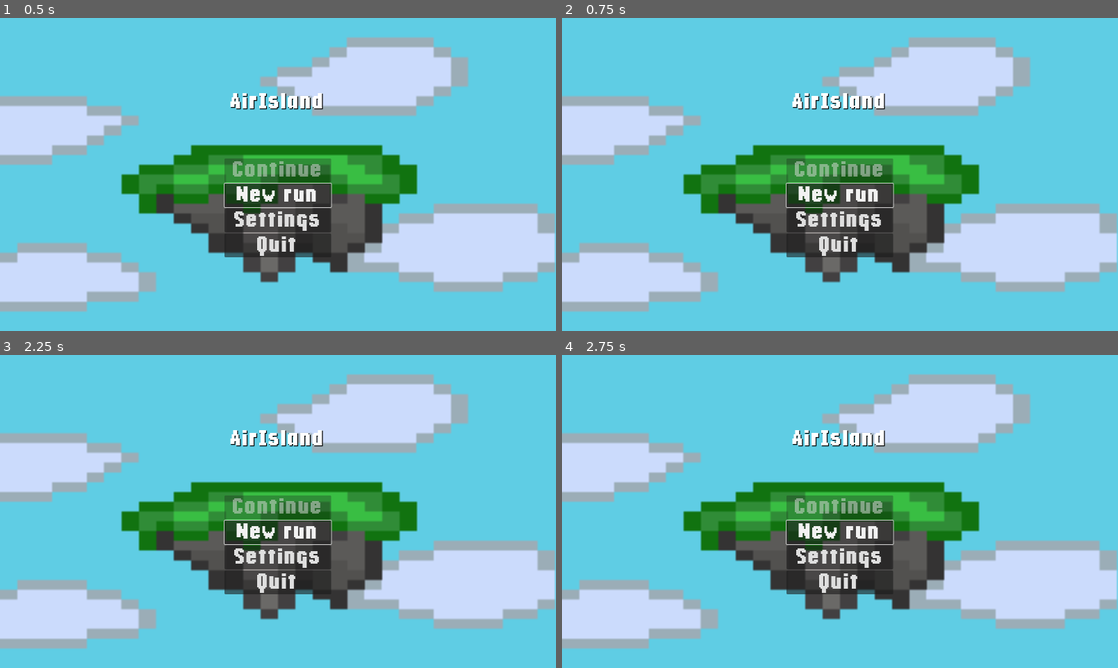
Above: before the commit, frames 1-4 (two rows, left to right).
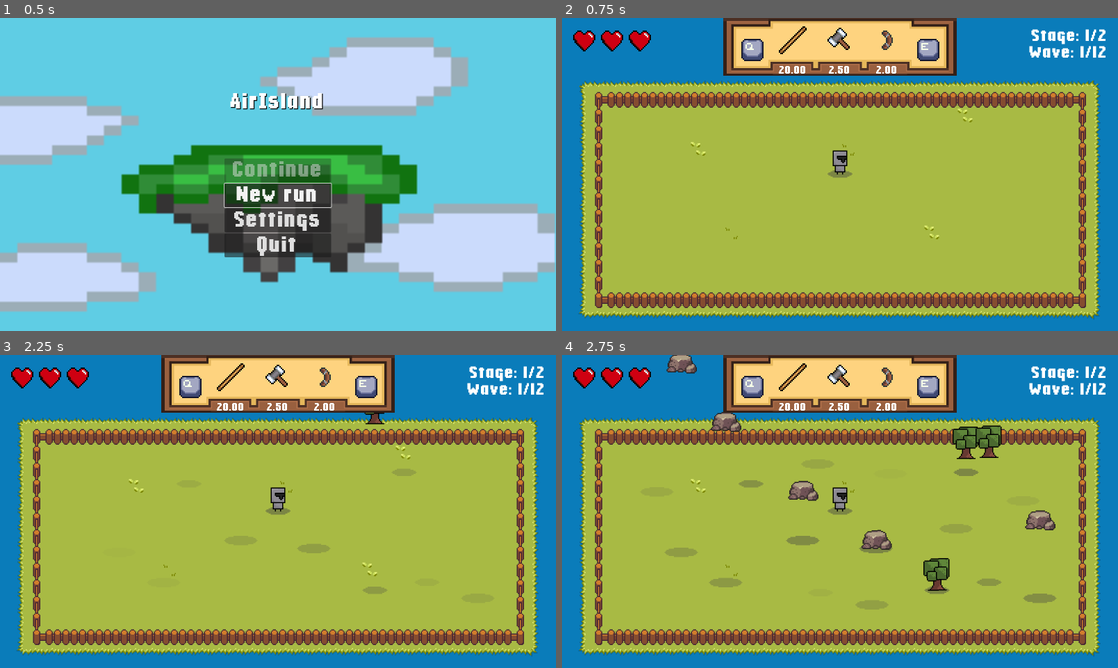
Above: after the commit, the same moments.

Repository: TiltAddictive/air-island
Game: Godot game, scene res://scenes/technical/scene_controller.tscn
Same seed, same stepped clock (60 frames per second), same inputs: the game is played once before the commit and once after it. The engine's default icon, where the game draws it, is replaced by a stand-in: a white triangle on a blue panel in a dark square.
Inputs (mouse positions are in pixels of both pictures, inside the frame that each line leads up to):
- Up to frame 1 (0.5 s): no input
- Up to frame 2 (0.75 s): click "New run" at 0.5 s
- Up to frame 3 (2.25 s): click (278, 533) at 1.25 s, where only the run before the commit has a clickable "New run"; click (278, 558) at 2 s, where only the run before the commit has a clickable "Settings"
- Up to frame 4 (2.75 s): no input

Frame 1 is identical in both runs. In frame 2, 100% of the frame differs, in the area x 0-100%, y 0-100%; in frame 3, 100%; in frame 4, 100%.

Commit message:
Small fixes, including main menu and player scenes

Diff:
--- a/scenes/UI/main_menu.tscn
+++ b/scenes/UI/main_menu.tscn
@@ -23,6 +23,43 @@
 grow_horizontal = 2
 grow_vertical = 2
 script = ExtResource("1_p6pf4")
+
+[node name="Control" type="Control" parent="."]
+z_index = 1
+layout_mode = 1
+anchors_preset = 15
+anchor_right = 1.0
+anchor_bottom = 1.0
+grow_horizontal = 2
+grow_vertical = 2
+
+[node name="TextureRect" type="TextureRect" parent="Control"]
+layout_mode = 1
+anchors_preset = 15
+anchor_right = 1.0
+anchor_bottom = 1.0
+grow_horizontal = 2
+grow_vertical = 2
+texture = ExtResource("4_d6bsd")
+
+[node name="TextureRect2" type="TextureRect" parent="Control"]
+layout_mode = 1
+anchors_preset = 15
+anchor_right = 1.0
+anchor_bottom = 1.0
+offset_right = -3.0
+grow_horizontal = 2
+grow_vertical = 2
+texture = ExtResource("5_1rfj0")
+
+[node name="TextureRect3" type="TextureRect" parent="Control"]
+layout_mode = 1
+anchors_preset = 15
+anchor_right = 1.0
+anchor_bottom = 1.0
+grow_horizontal = 2
+grow_vertical = 2
+texture = ExtResource("6_0kcxq")
 
 [node name="BlurLayer" type="ColorRect" parent="."]
 z_index = 2
@@ -95,43 +132,6 @@
 theme_override_font_sizes/font_size = 63
 text = "Exit Game"
 
-[node name="Control" type="Control" parent="."]
-z_index = 1
-layout_mode = 1
-anchors_preset = 15
-anchor_right = 1.0
-anchor_bottom = 1.0
-grow_horizontal = 2
-grow_vertical = 2
-
-[node name="TextureRect" type="TextureRect" parent="Control"]
-layout_mode = 1
-anchors_preset = 15
-anchor_right = 1.0
-anchor_bottom = 1.0
-grow_horizontal = 2
-grow_vertical = 2
-texture = ExtResource("4_d6bsd")
-
-[node name="TextureRect2" type="TextureRect" parent="Control"]
-layout_mode = 1
-anchors_preset = 15
-anchor_right = 1.0
-anchor_bottom = 1.0
-offset_right = -3.0
-grow_horizontal = 2
-grow_vertical = 2
-texture = ExtResource("5_1rfj0")
-
-[node name="TextureRect3" type="TextureRect" parent="Control"]
-layout_mode = 1
-anchors_preset = 15
-anchor_right = 1.0
-anchor_bottom = 1.0
-grow_horizontal = 2
-grow_vertical = 2
-texture = ExtResource("6_0kcxq")
-
 [connection signal="pressed" from="BlurLayer/CenterContainer/VBoxContainer/ContinueRunButton" to="." method="_on_continue_run_button_pressed"]
 [connection signal="pressed" from="BlurLayer/CenterContainer/VBoxContainer/NewRunButton" to="." method="_on_new_run_button_pressed"]
 [connection signal="pressed" from="BlurLayer/CenterContainer/VBoxContainer/SettingsButton" to="." method="_on_settings_button_pressed"]
--- a/scenes/enemies/bosses/summoner.tscn
+++ b/scenes/enemies/bosses/summoner.tscn
@@ -13,6 +13,57 @@
 [sub_resource type="CircleShape2D" id="CircleShape2D_kdf47"]
 radius = 126.194
 
+[sub_resource type="Animation" id="Animation_ubvpg"]
+length = 0.001
+tracks/0/type = "value"
+tracks/0/imported = false
+tracks/0/enabled = true
+tracks/0/path = NodePath(".:frame")
+tracks/0/interp = 1
+tracks/0/loop_wrap = true
+tracks/0/keys = {
+"times": PackedFloat32Array(0),
+"transitions": PackedFloat32Array(1),
+"update": 1,
+"values": [0]
+}
+tracks/1/type = "value"
+tracks/1/imported = false
+tracks/1/enabled = true
+tracks/1/path = NodePath(".:position")
+tracks/1/interp = 1
+tracks/1/loop_wrap = true
+tracks/1/keys = {
+"times": PackedFloat32Array(0),
+"transitions": PackedFloat32Array(1),
+"update": 0,
+"values": [Vector2(6, -26)]
+}
+tracks/2/type = "value"
+tracks/2/imported = false
+tracks/2/enabled = true
+tracks/2/path = NodePath("..:position")
+tracks/2/interp = 1
+tracks/2/loop_wrap = true
+tracks/2/keys = {
+"times": PackedFloat32Array(0),
+"transitions": PackedFloat32Array(1),
+"update": 0,
+"values": [Vector2(0, -32)]
+}
+tracks/3/type = "value"
+tracks/3/imported = false
+tracks/3/enabled = true
+tracks/3/path = NodePath("..:rotation")
+tracks/3/interp = 1
+tracks/3/loop_wrap = true
+tracks/3/keys = {
+"times": PackedFloat32Array(0),
+"transitions": PackedFloat32Array(1),
+"update": 0,
+"values": [0.0]
+}
+
 [sub_resource type="Animation" id="Animation_lv181"]
 resource_name = "attack_spawning"
 length = 0.7
@@ -53,57 +104,6 @@
 "transitions": PackedFloat32Array(1),
 "update": 0,
 "values": [Vector2(6, -26)]
-}
-
-[sub_resource type="Animation" id="Animation_ubvpg"]
-length = 0.001
-tracks/0/type = "value"
-tracks/0/imported = false
-tracks/0/enabled = true
-tracks/0/path = NodePath(".:frame")
-tracks/0/interp = 1
-tracks/0/loop_wrap = true
-tracks/0/keys = {
-"times": PackedFloat32Array(0),
-"transitions": PackedFloat32Array(1),
-"update": 1,
-"values": [0]
-}
-tracks/1/type = "value"
-tracks/1/imported = false
-tracks/1/enabled = true
-tracks/1/path = NodePath(".:position")
-tracks/1/interp = 1
-tracks/1/loop_wrap = true
-tracks/1/keys = {
-"times": PackedFloat32Array(0),
-"transitions": PackedFloat32Array(1),
-"update": 0,
-"values": [Vector2(6, -26)]
-}
-tracks/2/type = "value"
-tracks/2/imported = false
-tracks/2/enabled = true
-tracks/2/path = NodePath("..:position")
-tracks/2/interp = 1
-tracks/2/loop_wrap = true
-tracks/2/keys = {
-"times": PackedFloat32Array(0),
-"transitions": PackedFloat32Array(1),
-"update": 0,
-"values": [Vector2(0, -32)]
-}
-tracks/3/type = "value"
-tracks/3/imported = false
-tracks/3/enabled = true
-tracks/3/path = NodePath("..:rotation")
-tracks/3/interp = 1
-tracks/3/loop_wrap = true
-tracks/3/keys = {
-"times": PackedFloat32Array(0),
-"transitions": PackedFloat32Array(1),
-"update": 0,
-"values": [0.0]
 }
 
 [sub_resource type="Animation" id="Animation_qmb5g"]
@@ -154,6 +154,21 @@
 "move": SubResource("Animation_qmb5g")
 }
 
+[sub_resource type="Animation" id="Animation_ycg8e"]
+length = 0.001
+tracks/0/type = "value"
+tracks/0/imported = false
+tracks/0/enabled = true
+tracks/0/path = NodePath(".:frame")
+tracks/0/interp = 1
+tracks/0/loop_wrap = true
+tracks/0/keys = {
+"times": PackedFloat32Array(0),
+"transitions": PackedFloat32Array(1),
+"update": 1,
+"values": [0]
+}
+
 [sub_resource type="Animation" id="Animation_5svf1"]
 resource_name = "particle"
 length = 0.2
@@ -169,21 +184,6 @@
 "transitions": PackedFloat32Array(1, 1),
 "update": 1,
 "values": [0, 1]
-}
-
-[sub_resource type="Animation" id="Animation_ycg8e"]
-length = 0.001
-tracks/0/type = "value"
-tracks/0/imported = false
-tracks/0/enabled = true
-tracks/0/path = NodePath(".:frame")
-tracks/0/interp = 1
-tracks/0/loop_wrap = true
-tracks/0/keys = {
-"times": PackedFloat32Array(0),
-"transitions": PackedFloat32Array(1),
-"update": 1,
-"values": [0]
 }
 
 [sub_resource type="AnimationLibrary" id="AnimationLibrary_05qbr"]
--- a/scenes/weapons/boomerang.tscn
+++ b/scenes/weapons/boomerang.tscn
@@ -8,7 +8,7 @@
 size = Vector2(16, 28)
 
 [sub_resource type="CapsuleShape2D" id="CapsuleShape2D_py0fe"]
-radius = 4.0
+radius = 2.0
 height = 16.0
 
 [sub_resource type="Animation" id="Animation_wr5qc"]
@@ -93,7 +93,7 @@
 shape = SubResource("RectangleShape2D_qssc4")
 
 [node name="CollisionShape2D" type="CollisionShape2D" parent="."]
-position = Vector2(0, -4)
+position = Vector2(0, -3)
 rotation = 1.5708
 shape = SubResource("CapsuleShape2D_py0fe")
 
--- a/scripts/levels/main_level.gd
+++ b/scripts/levels/main_level.gd
@@ -43,7 +43,7 @@
 	level_generator.generate_level(amount)
 
 
-func _process(delta: float) -> void:
+func _process(_delta: float) -> void:
 	calc_choose_weapon_input()
 
 
--- a/scripts/player/player.gd
+++ b/scripts/player/player.gd
@@ -162,6 +162,7 @@
 	can_attack = false
 	can_get_damage = false
 	animation_player.stop()
+	sprite_animation_player.stop()
 	velocity = Vector2.ZERO
 	direction = Vector2.ZERO
 
